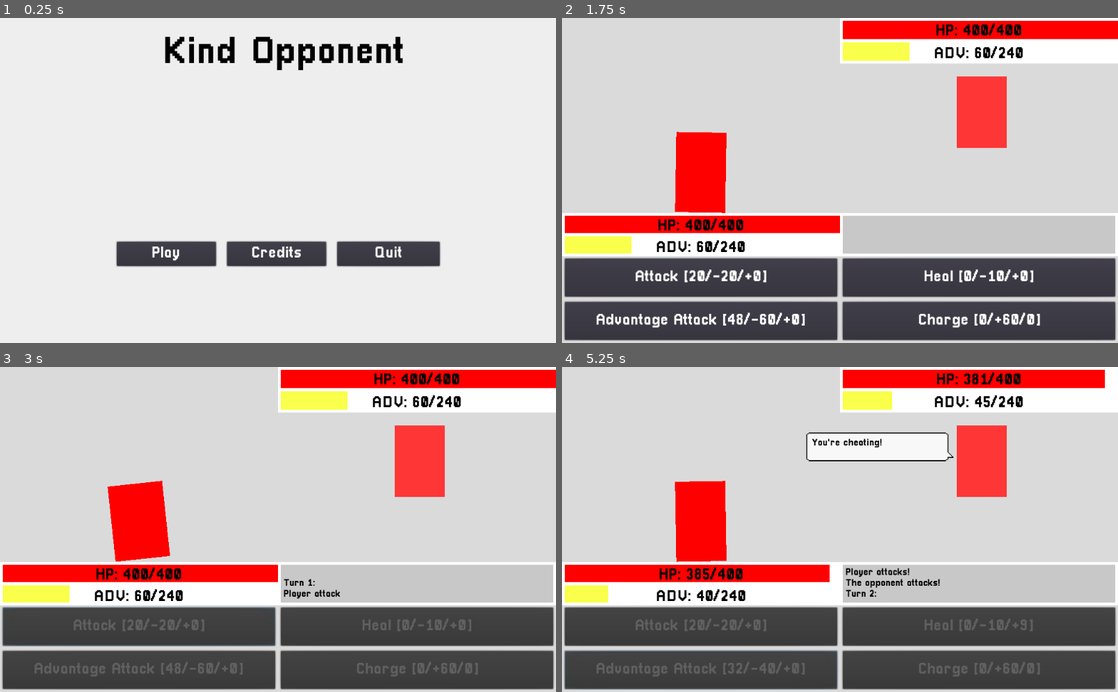
Above: before the commit, frames 1-4 (two rows, left to right).
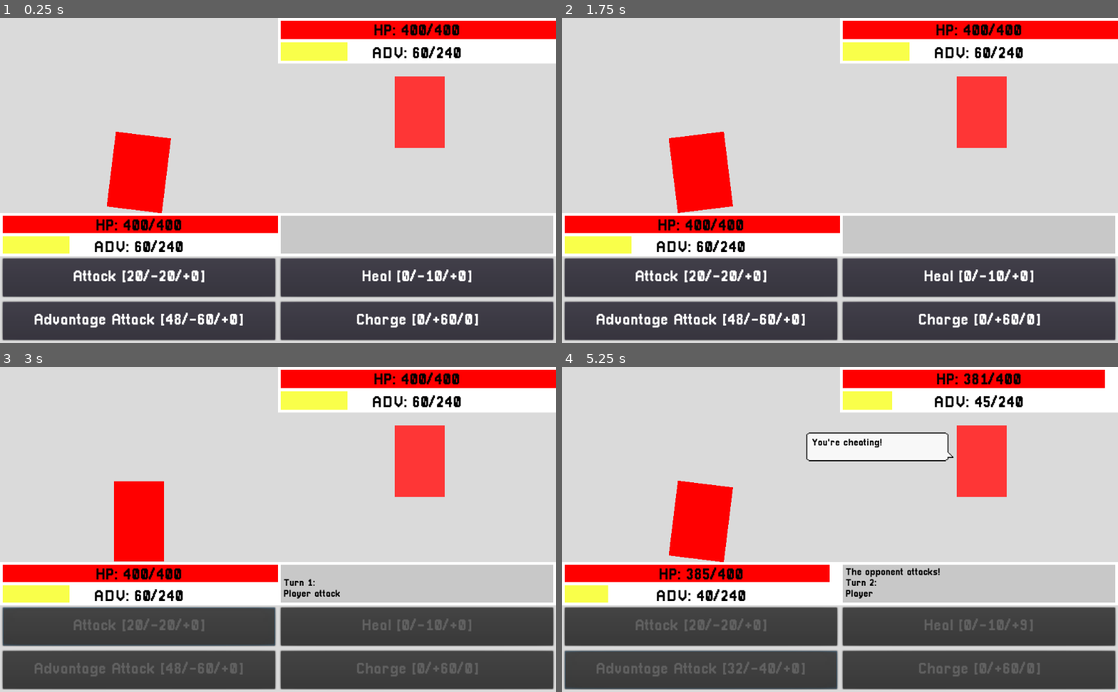
Above: after the commit, the same moments.

Repository: ArtlessAvian/kind-opponent
Game: Godot game, scene res://gameingame/BattleWView.tscn
Same seed, same stepped clock (60 frames per second), same inputs: the game is played once before the commit and once after it. Before the commit the project starts from res://MainMenu.tscn.
Inputs (mouse positions are in pixels of both pictures, inside the frame that each line leads up to):
- Up to frame 1 (0.25 s): no input
- Up to frame 2 (1.75 s): click (840, 252) at 0.5 s, where only the run before the commit has a clickable "Credits"; click (728, 252) at 1.25 s, where only the run before the commit has a clickable "Play"
- Up to frame 3 (3 s): click "Attack [20/-20/+0]" at 2 s; tap Enter (ui_accept) at 2.75 s; move the mouse to (417, 380) at 2.77 s; click (417, 380) at 2.85 s
- Up to frame 4 (5.25 s): tap Enter (ui_accept) at 3.02, 3.77 s; move the mouse to (979, 402) at 3.52 s; click (979, 402) at 3.6 s; click "Advantage Attack [32/-40/+0]" at 4.25 s; move the mouse to (873, 448) at 5.02 s; click (873, 448) at 5.1 s

The runs differ from the first frame. In frame 1, 43% of the frame differs, in the area x 0-100%, y 0-100%; in frame 2, 0.4%; in frame 3, 0.4%; in frame 4, 1.0%.

Commit message:
main menu, low effort introduction, credits

Diff:
--- a/MainMenu.tscn
+++ b/MainMenu.tscn
@@ -1,8 +1,24 @@
-[gd_scene load_steps=4 format=2]
+[gd_scene load_steps=5 format=2]
 
 [ext_resource path="res://MenuController.gd" type="Script" id=1]
 [ext_resource path="res://Pixellari.tres" type="DynamicFont" id=2]
 [ext_resource path="res://PixellariBig.tres" type="DynamicFont" id=3]
+
+[sub_resource type="Animation" id=1]
+resource_name = "New Anim"
+length = 2.0
+tracks/0/type = "value"
+tracks/0/path = NodePath(".:color")
+tracks/0/interp = 1
+tracks/0/loop_wrap = true
+tracks/0/imported = false
+tracks/0/enabled = true
+tracks/0/keys = {
+"times": PoolRealArray( 0, 1 ),
+"transitions": PoolRealArray( 1, 1 ),
+"update": 0,
+"values": [ Color( 0.356863, 0.611765, 0.721569, 0 ), Color( 0.356863, 0.611765, 0.721569, 1 ) ]
+}
 
 [node name="MainMenu" type="Control"]
 anchor_right = 1.0
@@ -79,6 +95,100 @@
 bbcode_text = "[center] Kind Opponent"
 text = " Kind Opponent"
 
+[node name="Credits" type="ColorRect" parent="."]
+visible = false
+anchor_right = 1.0
+anchor_bottom = 1.0
+color = Color( 0.933333, 0.933333, 0.933333, 1 )
+
+[node name="Label" type="Label" parent="Credits"]
+anchor_left = 0.5
+anchor_right = 0.5
+margin_left = -360.0
+margin_right = 366.0
+margin_bottom = 342.0
+custom_fonts/font = ExtResource( 3 )
+custom_colors/font_color = Color( 0, 0, 0, 1 )
+text = "VGDC UCI Spring 2019
+Game Jam"
+align = 1
+valign = 1
+
+[node name="Label2" type="Label" parent="Credits"]
+anchor_left = 0.5
+anchor_right = 0.5
+margin_left = -291.0
+margin_top = 156.0
+margin_right = 292.0
+margin_bottom = 473.0
+custom_fonts/font = ExtResource( 2 )
+custom_colors/font_color = Color( 0, 0, 0, 1 )
+text = "Ryan Chang - Programmer"
+align = 1
+valign = 1
+
+[node name="Label3" type="Label" parent="Credits"]
+anchor_left = 0.5
+anchor_right = 0.5
+margin_left = -291.0
+margin_top = 137.0
+margin_right = 292.0
+margin_bottom = 558.0
+custom_fonts/font = ExtResource( 2 )
+custom_colors/font_color = Color( 0, 0, 0, 1 )
+text = "Jack Sun - Programmer, Writing"
+align = 1
+valign = 1
+
+[node name="Label4" type="Label" parent="Credits"]
+anchor_left = 0.5
+anchor_right = 0.5
+margin_left = -291.0
+margin_top = 119.0
+margin_right = 292.0
+margin_bottom = 642.0
+custom_fonts/font = ExtResource( 2 )
+custom_colors/font_color = Color( 0, 0, 0, 1 )
+text = "Ryan N. Ward - Design"
+align = 1
+valign = 1
+
+[node name="Label5" type="Label" parent="Credits"]
+anchor_left = 0.5
+anchor_right = 0.5
+margin_left = -291.0
+margin_top = 97.0
+margin_right = 292.0
+margin_bottom = 724.0
+custom_fonts/font = ExtResource( 2 )
+custom_colors/font_color = Color( 0, 0, 0, 1 )
+text = "Kyle Wong - Programming"
+align = 1
+valign = 1
+
+[node name="Button" type="Button" parent="Credits"]
+anchor_left = 0.5
+anchor_top = 1.0
+anchor_right = 0.5
+anchor_bottom = 1.0
+margin_left = -181.0
+margin_top = -121.0
+margin_right = 182.0
+margin_bottom = -80.0
+custom_fonts/font = ExtResource( 2 )
+text = "Back!"
+
+[node name="TransitionToGame" type="ColorRect" parent="."]
+visible = false
+anchor_right = 1.0
+anchor_bottom = 1.0
+color = Color( 0.356863, 0.611765, 0.721569, 0 )
+
+[node name="AnimationPlayer" type="AnimationPlayer" parent="TransitionToGame"]
+"anims/New Anim" = SubResource( 1 )
+
 [connection signal="button_down" from="ButtonRegion/Region1/Button" to="MenuController" method="play_press"]
 [connection signal="button_down" from="ButtonRegion/Region2/Button" to="MenuController" method="credits_press"]
 [connection signal="button_down" from="ButtonRegion/Region3/Button" to="MenuController" method="quit_press"]
+[connection signal="button_down" from="Credits/Button" to="MenuController" method="_on_Button_button_down"]
+[connection signal="animation_finished" from="TransitionToGame/AnimationPlayer" to="MenuController" method="_on_AnimationPlayer_animation_finished"]
--- a/MenuController.gd
+++ b/MenuController.gd
@@ -3,6 +3,7 @@
 # Declare member variables here. Examples:
 # var a = 2
 # var b = "text"
+var play_pressed = false
 
 # Called when the node enters the scene tree for the first time.
 func _ready():
@@ -11,12 +12,27 @@
 
 # Called every frame. 'delta' is the elapsed time since the previous frame.
 #func _process(delta):
-#	pass
+#	if play_pressed:
+#		$"../Background".color.r -= 0.7 * delta
+#		$"../Background".color.g -= 0.7 * delta
+#		$"../Background".color.b -= 0.7 * delta
+#		if ($"../Background".color.r <= 0):
+
+
 func play_press():
-	get_tree().change_scene("res://gameingame/BattleWView.tscn")
+	play_pressed = true
+	$"../TransitionToGame/".visible = true
+	$"../TransitionToGame/AnimationPlayer".play("New Anim")
 
 func credits_press():
-	#get_tree().change_scene("res://Credits.tscn")
-	pass
+	$"../Credits".visible = true
+
 func quit_press():
 	get_tree().quit()
+
+func _on_Button_button_down(): # credits button back
+	$"../Credits".visible = false
+
+
+func _on_AnimationPlayer_animation_finished(anim_name):
+	get_tree().change_scene("res://gameoutsidegame/CutsceneThing.tscn")
--- a/project.godot
+++ b/project.godot
@@ -16,8 +16,16 @@
 [application]
 
 config/name="kind-opponent"
-run/main_scene="res://MainMenu.tscn"
+run/main_scene="res://gameingame/BattleWView.tscn"
 config/icon="res://icon.png"
+
+[input]
+
+click_anywhere={
+"deadzone": 0.5,
+"events": [ Object(InputEventMouseButton,"resource_local_to_scene":false,"resource_name":"","device":0,"alt":false,"shift":false,"control":false,"meta":false,"command":false,"button_mask":0,"position":Vector2( 0, 0 ),"global_position":Vector2( 0, 0 ),"factor":1.0,"button_index":1,"pressed":false,"doubleclick":false,"script":null)
+ ]
+}
 
 [rendering]
 
